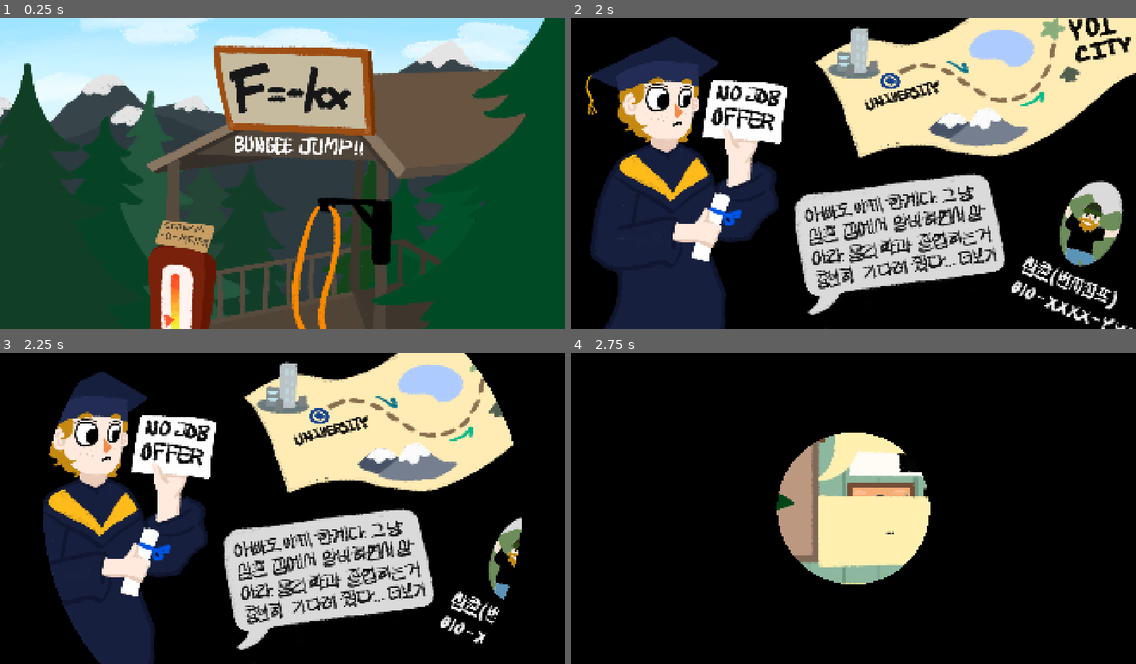
Above: before the commit, frames 1-4 (two rows, left to right).
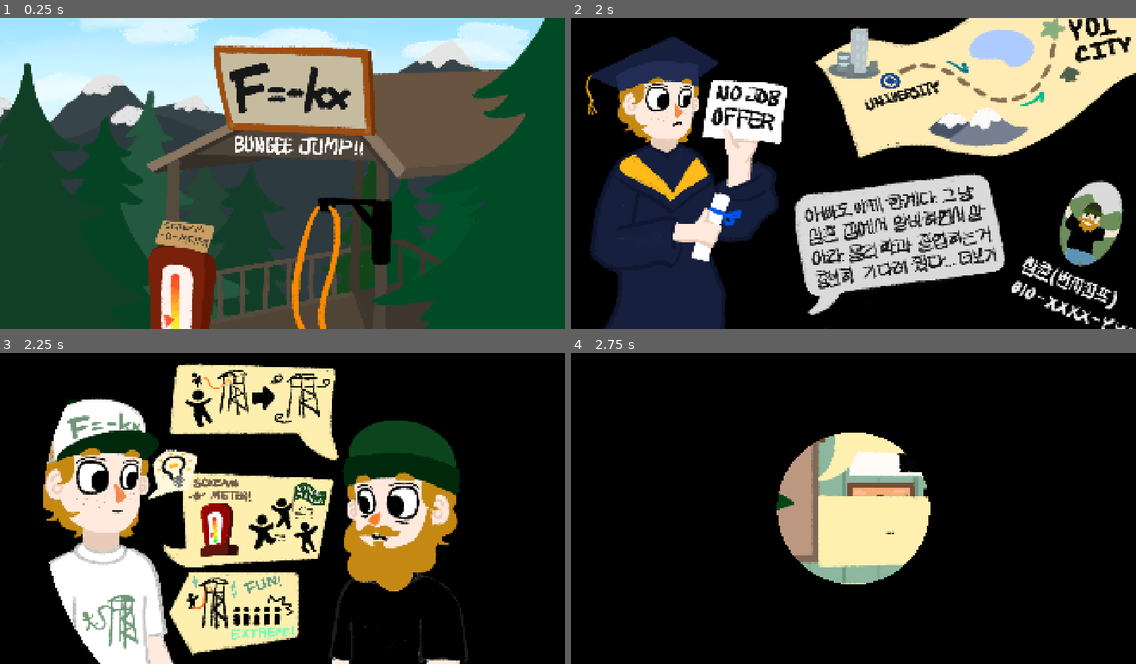
Above: after the commit, the same moments.

Repository: xyur2/F--kx
Game: Godot game, scene res://scene/main.tscn
The game is run twice, just before and just after one commit, with the same random seed, the same clock (stepped at 60 frames per second) and the same inputs.
Inputs (mouse positions are in pixels of both pictures, inside the frame that each line leads up to):
- Up to frame 1 (0.25 s): no input
- Up to frame 2 (2 s): move the mouse to (977, 157) at 0.52 s; tap Space (continue) at 0.6, 1.35 s; click (977, 157) at 0.67 s; move the mouse to (740, 189) at 1.27 s; click (740, 189) at 1.42 s
- Up to frame 3 (2.25 s): tap Enter at 2 s; move the mouse to (339, 440) at 2.02 s; tap Space (continue) at 2.1 s; click (339, 440) at 2.17 s
- Up to frame 4 (2.75 s): no input

Frames 1-2 are identical in both runs. In frame 3, 57% of the frame differs, in the area x 7-93%, y 0-100%; in frame 4, nothing differs.

Commit message:
ending update

Diff:
--- a/scene/main.tscn
+++ b/scene/main.tscn
@@ -30,30 +30,30 @@
 
 [sub_resource type="StyleBoxEmpty" id="StyleBoxEmpty_v2gmf"]
 
-[node name="Main" type="Node2D"]
+[node name="Main" type="Node2D" unique_id=1981444574]
 script = ExtResource("1_wp4xf")
 
-[node name="Camera2D" type="Camera2D" parent="."]
+[node name="Camera2D" type="Camera2D" parent="." unique_id=1927214233]
 position = Vector2(980, 540)
 
-[node name="Dayend" parent="." instance=ExtResource("2_of57s")]
+[node name="Dayend" parent="." unique_id=1833278551 instance=ExtResource("2_of57s")]
 position = Vector2(0, 6000)
 
-[node name="Bungee" parent="." instance=ExtResource("1_v0l8b")]
+[node name="Bungee" parent="." unique_id=2071564401 instance=ExtResource("1_v0l8b")]
 position = Vector2(0, 2000)
 
-[node name="AnimatedSprite2D" parent="Bungee/Customer" index="0"]
+[node name="AnimatedSprite2D" parent="Bungee/Customer" index="0" unique_id=272378064]
 script = null
 
-[node name="shouting" type="AudioStreamPlayer2D" parent="Bungee"]
+[node name="shouting" type="AudioStreamPlayer2D" parent="Bungee" unique_id=310777327]
 
-[node name="Tower" parent="." instance=ExtResource("2_wp4xf")]
+[node name="Tower" parent="." unique_id=1985368748 instance=ExtResource("2_wp4xf")]
 script = null
 
-[node name="Story" parent="." instance=ExtResource("5_tqoya")]
+[node name="Story" parent="." unique_id=100179898 instance=ExtResource("5_tqoya")]
 position = Vector2(0, 8000)
 
-[node name="Joke" parent="." instance=ExtResource("4_brvut")]
+[node name="Joke" parent="." unique_id=1292340502 instance=ExtResource("4_brvut")]
 position = Vector2(0, 2000)
 
 [node name="Button" parent="Joke" index="1"]
@@ -76,17 +76,17 @@
 theme_override_styles/pressed = SubResource("StyleBoxEmpty_hybxs")
 theme_override_styles/hover = SubResource("StyleBoxEmpty_v2gmf")
 
-[node name="Start" parent="." instance=ExtResource("5_p1hux")]
+[node name="Start" parent="." unique_id=715124287 instance=ExtResource("5_p1hux")]
 position = Vector2(0, 4000)
 scale = Vector2(1, 1)
 
-[node name="CanvasLayer" type="CanvasLayer" parent="."]
+[node name="CanvasLayer" type="CanvasLayer" parent="." unique_id=364381101]
 
-[node name="Transition" parent="CanvasLayer" instance=ExtResource("5_0ha60")]
+[node name="Transition" parent="CanvasLayer" unique_id=2099121598 instance=ExtResource("5_0ha60")]
 mouse_filter = 2
 script = ExtResource("6_4j5ol")
 
-[node name="AudioStreamPlayer" type="AudioStreamPlayer" parent="."]
+[node name="AudioStreamPlayer" type="AudioStreamPlayer" parent="." unique_id=848402077]
 stream = ExtResource("11_k65ib")
 
 [connection signal="boost" from="." to="Bungee/Line2D" method="_on_main_boost"]
--- a/scene/story.tscn
+++ b/scene/story.tscn
@@ -1,6 +1,9 @@
-[gd_scene load_steps=0 format=3 uid="uid://bb6sos20ekt5k"]
+[gd_scene format=3 uid="uid://bb6sos20ekt5k"]
 
 [ext_resource type="Texture2D" uid="uid://b1g4p5in77nsb" path="res://asset/story1.png" id="1_6neeb"]
+[ext_resource type="Texture2D" uid="uid://ckxvsrr3yt3vk" path="res://asset/story2.png" id="2_5d0s4"]
+[ext_resource type="Texture2D" uid="uid://743dgmp6f37" path="res://asset/story3.png" id="3_f8bcr"]
+[ext_resource type="Texture2D" uid="uid://b3x01a3bmft66" path="res://asset/story4.png" id="4_5lb4y"]
 
 [sub_resource type="SpriteFrames" id="SpriteFrames_8rr52"]
 animations = [{
@@ -14,10 +17,26 @@
 }, {
 "frames": [{
 "duration": 1.0,
-"texture": ExtResource("1_6neeb")
+"texture": ExtResource("2_5d0s4")
 }],
 "loop": true,
 "name": &"2",
+"speed": 5.0
+}, {
+"frames": [{
+"duration": 1.0,
+"texture": ExtResource("3_f8bcr")
+}],
+"loop": true,
+"name": &"3",
+"speed": 5.0
+}, {
+"frames": [{
+"duration": 1.0,
+"texture": ExtResource("4_5lb4y")
+}],
+"loop": true,
+"name": &"4",
 "speed": 5.0
 }]
 
@@ -27,4 +46,4 @@
 position = Vector2(980, 540)
 scale = Vector2(0.85, 0.85)
 sprite_frames = SubResource("SpriteFrames_8rr52")
-animation = &"2"
+animation = &"4"
--- a/script/gamesystem.gd
+++ b/script/gamesystem.gd
@@ -89,13 +89,13 @@
 		main_scene()
 
 
-
-
 func final_ending(ending):
+	camera.offset = ending_pos
 	if ending == 1:
 		story_maker.play("3")
 	else:
 		story_maker.play("4")
+	await transition.transition_out()
 
 func main_scene():
 	camera.offset = start_pos
Not shown, added: asset/story3.png.import
Not shown, added: asset/story4.png.import
Not shown: 2 places in scene/main.tscn that only renumber resources
